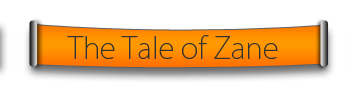
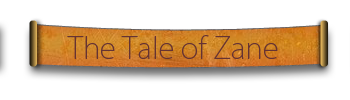
Two versions of the same layered image (350px x 100px). Layer-by-layer changes:
painted on "The Tale of Zane" over (67, 35, 278, 59)
added layer "Ebene 1" (36%) above "Form 3" over (30, 23, 327, 69)
